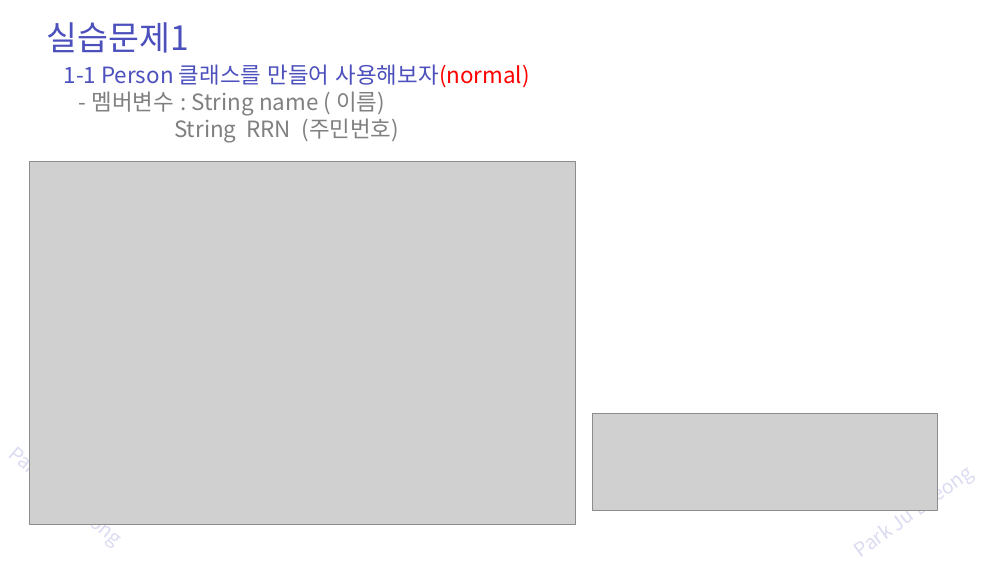
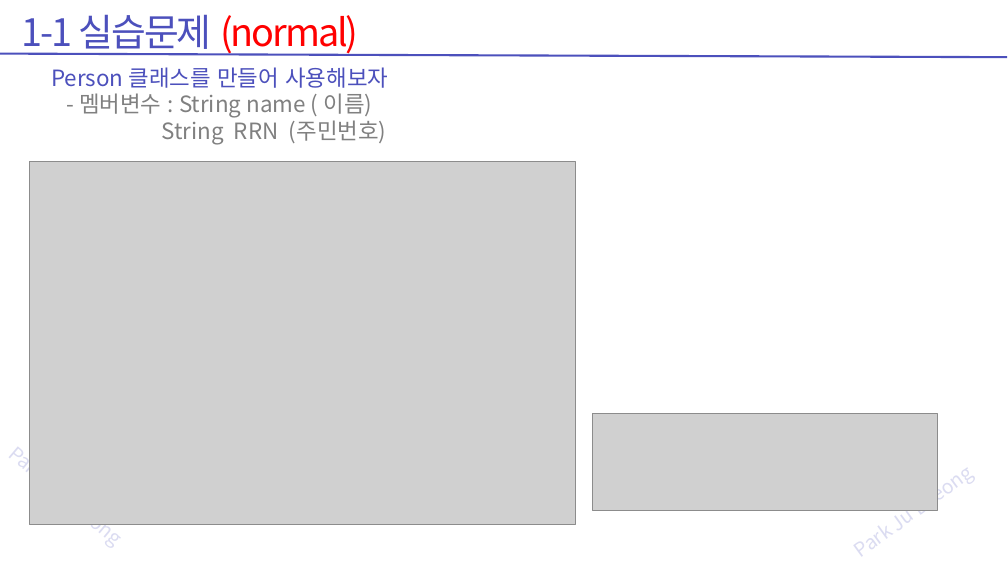
Before and after one commit to zest132/JavaLecture, a slide deck: slide 22 of JavaLecture/LectureFile/java 7강 멤버변수와메모리.pptx. Drawn at 1008x567 pixels with LibreOffice and Linux fonts; fonts in the diff are those of the drawing; grey boxes stand for pictures. Boxes give left, top, right and bottom in pixels: in the first picture for what was removed or moved away, otherwise in the second. Text is boxed around its words. In the diff, an @@ line names an element or a change of style, - is before the commit and + after.

```diff
--- a/JavaLecture/LectureFile/java 7강 멤버변수와메모리.pptx
+++ b/JavaLecture/LectureFile/java 7강 멤버변수와메모리.pptx
@@ text at <box>22,14,358,56</box>: text changed; size 48 to 54 pt; text colour #4C50BC to #FF0000 @@
-실습문제1
+1-1 실습문제 (normal)
@@ line added from (1007, 57) to (0, 53), #4C50BC 3 pt @@
@@ text "Person 클래스를 만들어 사용해보자": place and size @@
-text "Person 클래스를 만들어 사용해보자" at <box>64,64,530,143</box>
+text "Person 클래스를 만들어 사용해보자" at <box>51,67,388,145</box>
@@ text at <box>51,67,388,88</box>: text changed @@
-1-1 Person 클래스를 만들어 사용해보자(normal)
+Person 클래스를 만들어 사용해보자
```
Also in this commit, not shown: 29 other slides changed, 4 slides added, 4 slides removed, 6 other files.
